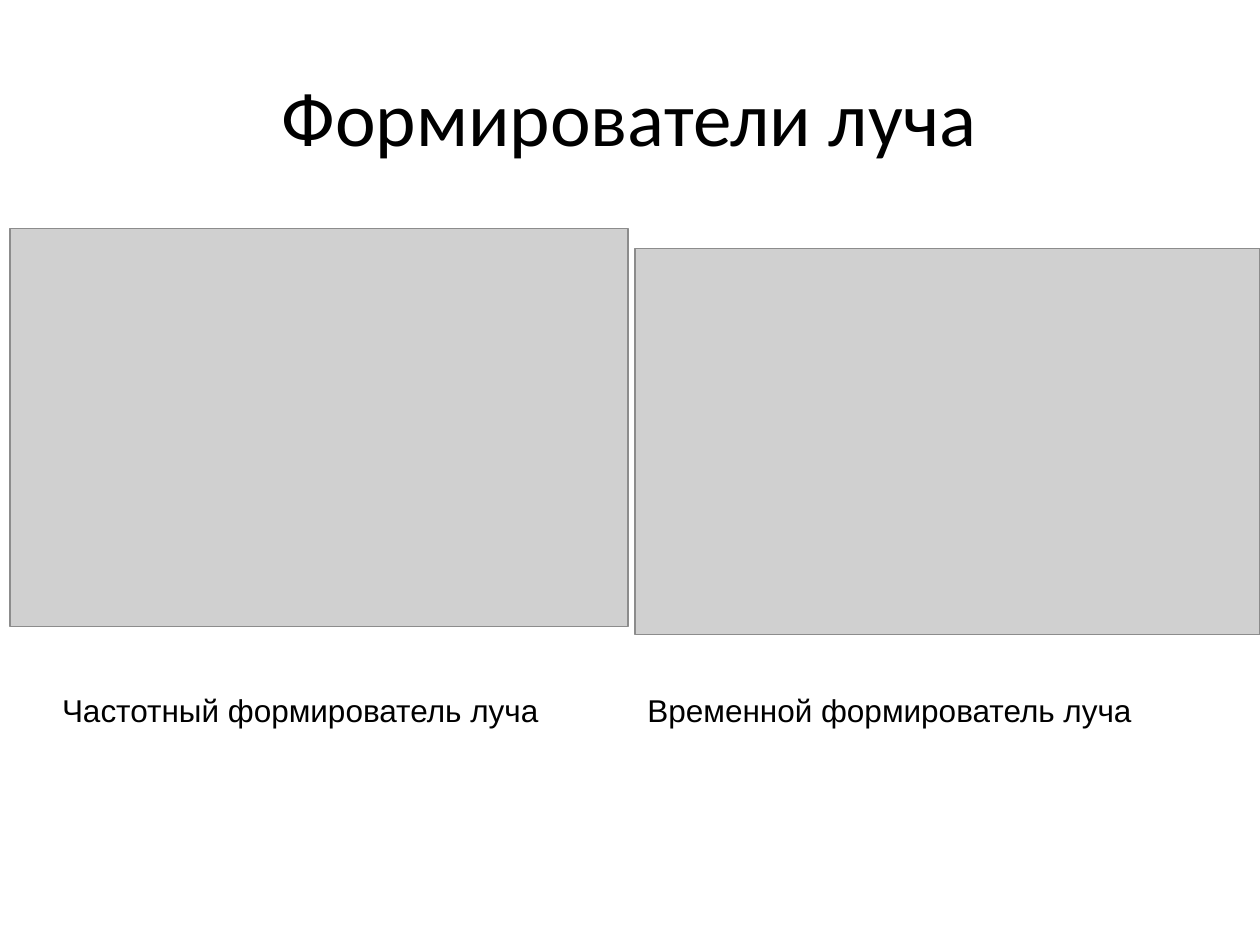
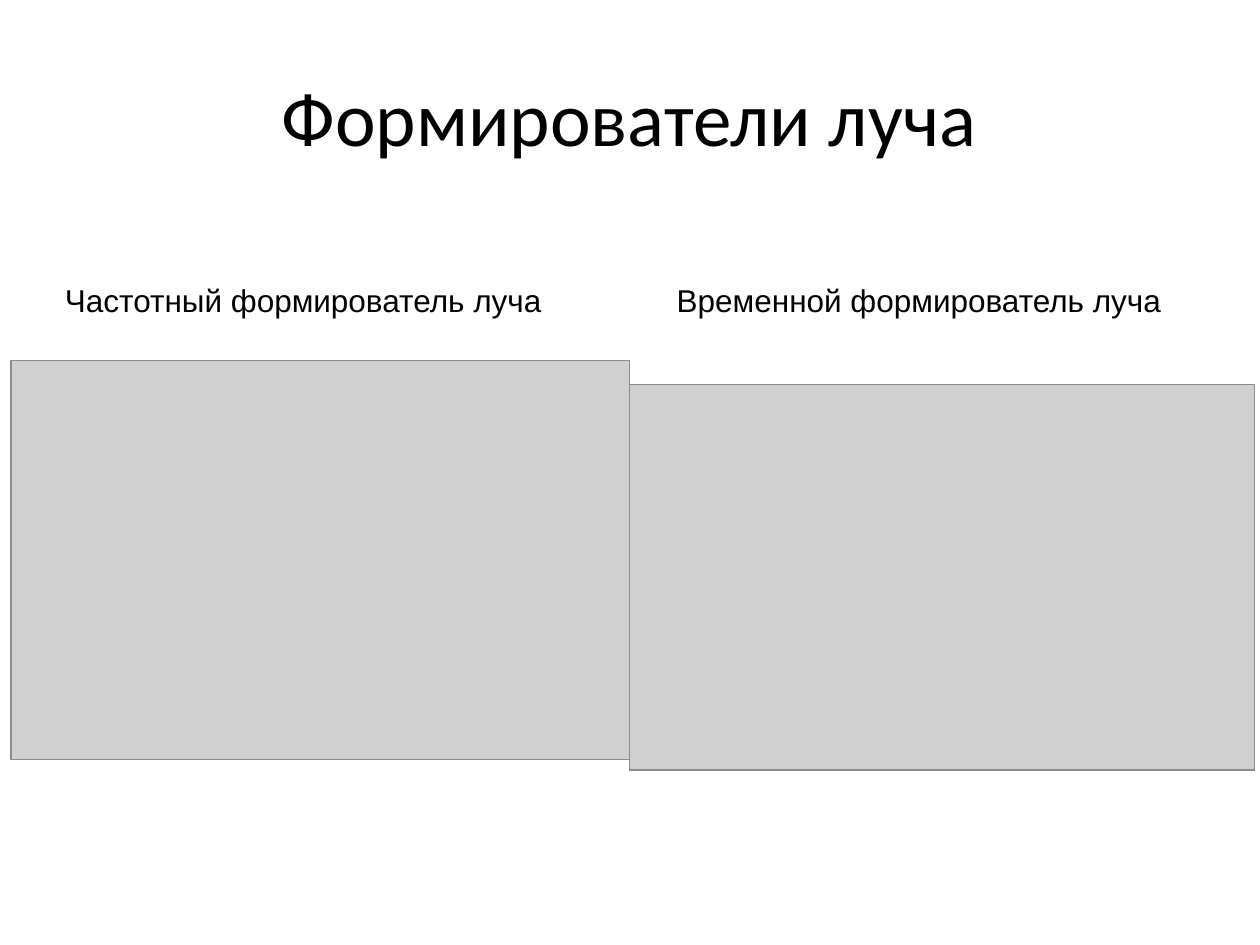
Before and after one commit to Rernamp/microphone_arrays, a slide deck: slide 4 of student_session_2021/Доклад.pptx. Drawn at 1260x945 pixels with LibreOffice and Linux fonts; fonts in the diff are those of the drawing; grey boxes stand for pictures. Boxes give left, top, right and bottom in pixels: in the first picture for what was removed or moved away, otherwise in the second. Text is boxed around its words. In the diff, an @@ line names an element or a change of style, - is before the commit and + after.

```diff
--- a/student_session_2021/Доклад.pptx
+++ b/student_session_2021/Доклад.pptx
@@ text "Частотный формирователь луча": place and size @@
-text "Частотный формирователь луча" at bbox=[62, 698, 538, 728]
+text "Частотный формирователь луча" at bbox=[65, 288, 541, 318]
@@ text "Временной формирователь луча": place and size @@
-text "Временной формирователь луча" at bbox=[647, 698, 1131, 728]
+text "Временной формирователь луча" at bbox=[677, 288, 1161, 318]
@@ picture: place and size @@
-picture at bbox=[10, 228, 629, 626]
+picture at bbox=[11, 360, 630, 759]
@@ picture: place and size @@
-picture at bbox=[635, 248, 1260, 634]
+picture at bbox=[630, 384, 1255, 770]
```
Also in this commit, not shown: 3 other slides changed, 4 slides added, 4 slides removed.
